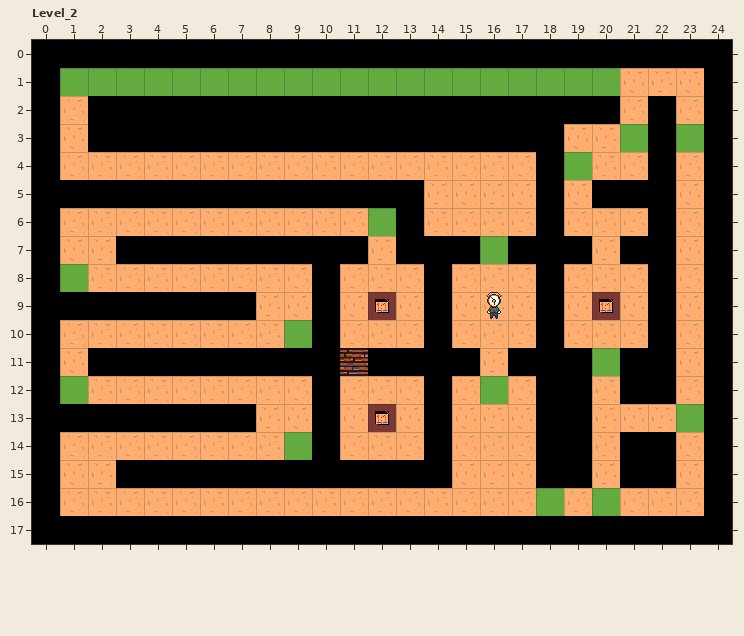
A LDtk project gets an edit: public/assets/Clockworld.ldtk. Above: the version before the commit.
Cells are 32x32 px. Shown: Level_2 x 0..24, y 0..17. The commit also changed other parts of the map, which this record leaves out.
The same view after the edit:
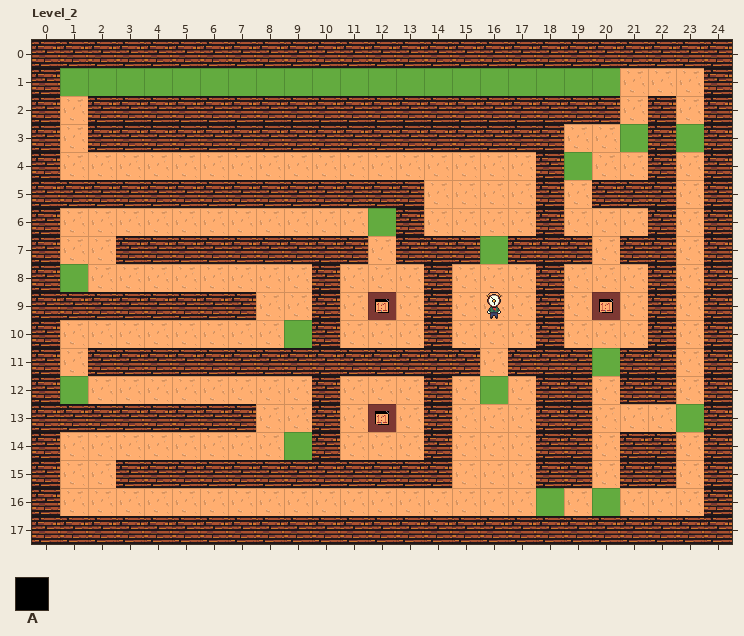
Key: from "Collisions": A 1.
_ is an empty cell.
Tiles replaced or removed in this view: A.
Difference:
Changed rows in their new state; . is an unchanged cell.
Layer "Collisions" (now hidden):
first column x 0:
 0 _________________________
 1 _......................._
 2 _.___________________._._
 3 _._________________..._._
 4 _................._..._._
 5 ______________...._.___._
 6 _............_...._..._._
 7 _.._________.___.___.__._
 8 _........._..._..._..._._
 9 ________.._..._..._..._._
10 _........._..._..._..._._
11 _._________.____.___.__._
12 _........._..._...__.__._
13 ________.._..._...__...._
14 _........._..._...__.__._
15 _..____________...__.__._
16 _......................._
17 _________________________
